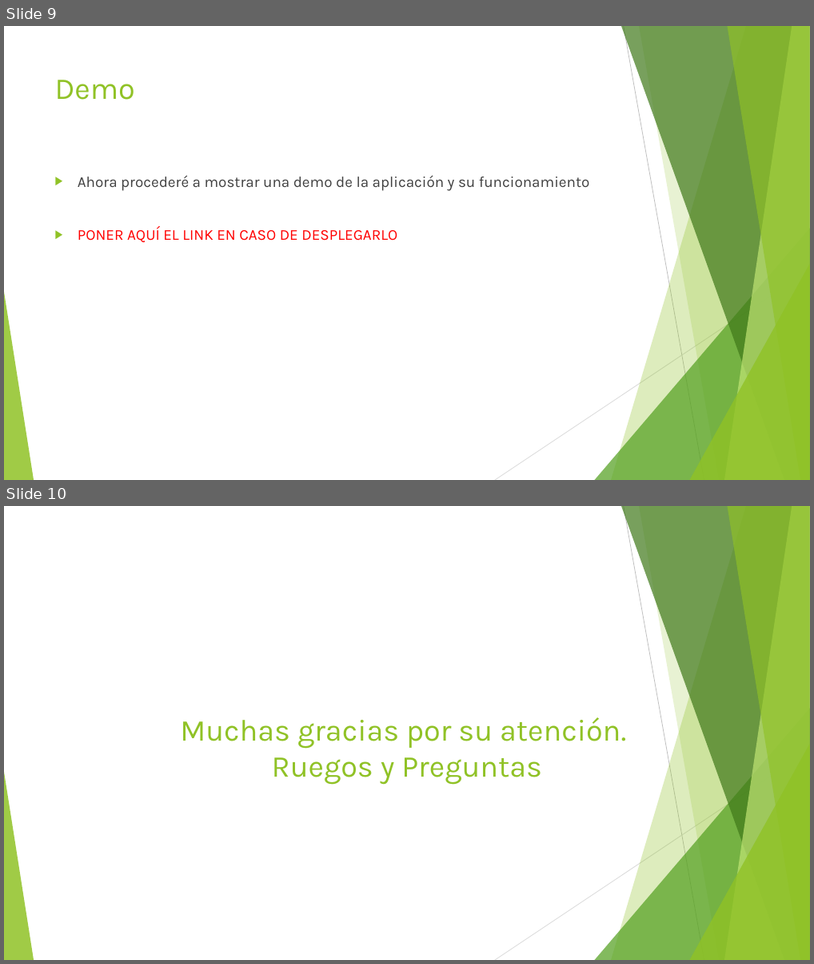
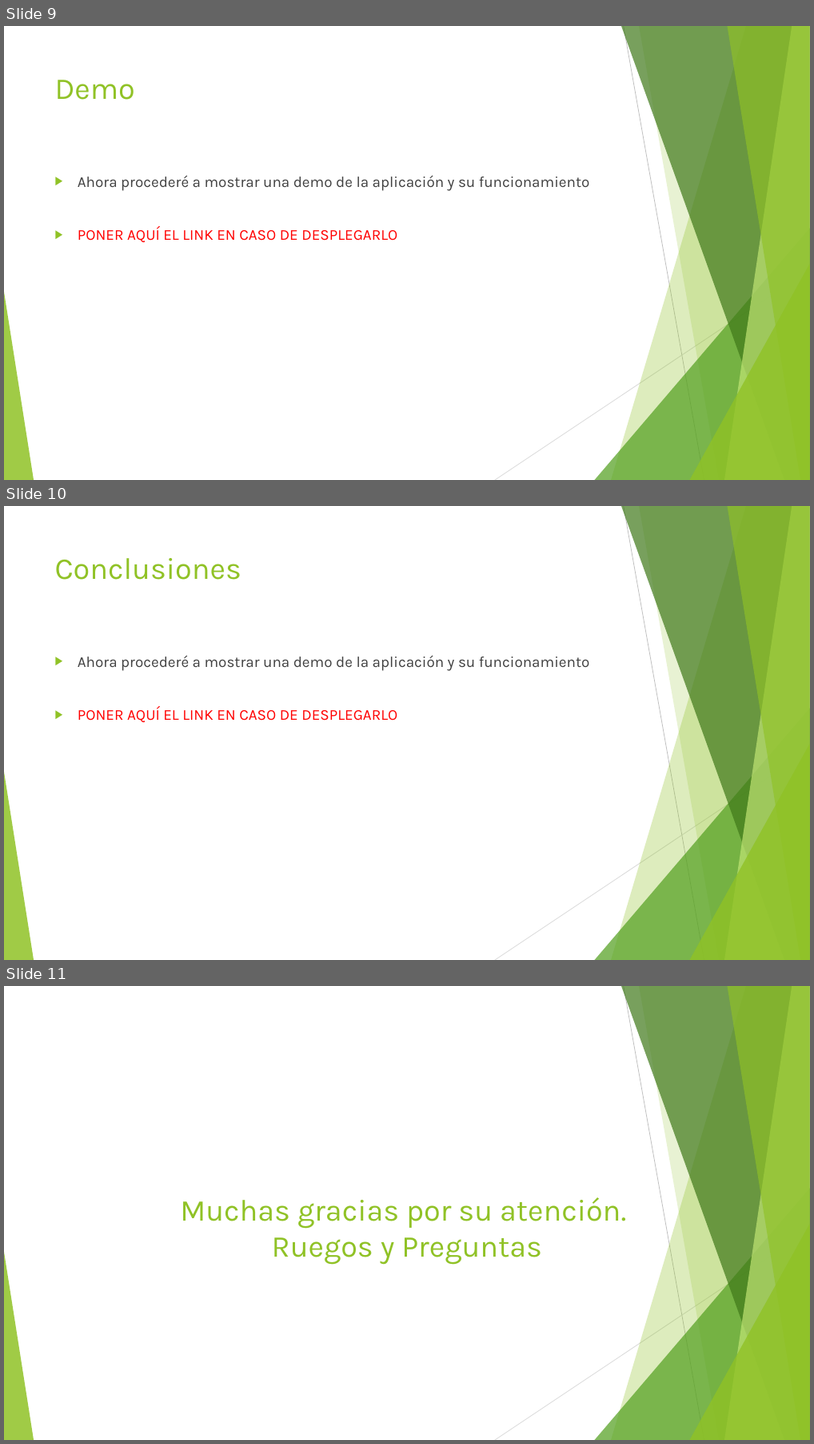
Before and after one commit to AlVelRap/dietario, a slide deck: Presentacion y memorias/Gestor de Dietas.pptx. Shown one above the other, each under a label of ours: slides 9 and 10 before the commit, slides 9, 10 and 11 after it. The pictures are 814x964 and 814x1444 pixels, drawn with LibreOffice and Linux fonts; fonts in the diff are those of the drawing. Boxes give left, top, right and bottom in pixels: in the first picture for what was removed or moved away, otherwise in the second. Text is boxed around its words. In the diff, an @@ line names an element or a change of style, - is before the commit and + after.

```diff
--- a/Presentacion y memorias/Gestor de Dietas.pptx
+++ b/Presentacion y memorias/Gestor de Dietas.pptx
@@ slide 10 added at (4,506,810,960), background #FFFFFF; not listed: 10 template elements that a slide beside it also shows @@
@@ title added at (55,558,242,580), 36 pt, text #90C226 @@
+Conclusiones
@@ text added at (78,655,590,722), 18 pt, text #404040 @@
+▶ Ahora procederé a mostrar una demo de la aplicación y su funcionamiento
+▶ PONER AQUÍ EL LINK EN CASO DE DESPLEGARLO
@@ what was slide 10 is now slide 11 @@
```
Also in this commit, not shown: 4 slides changed, 3 other files.
